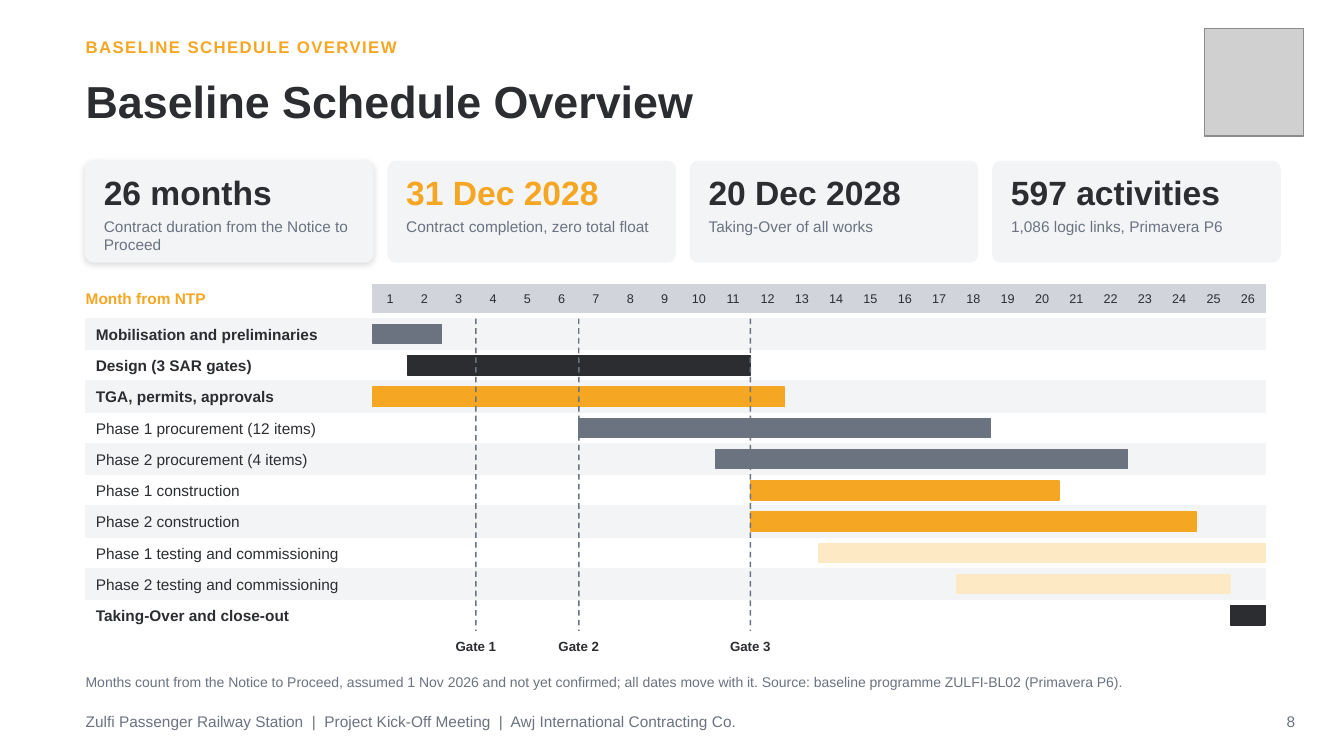
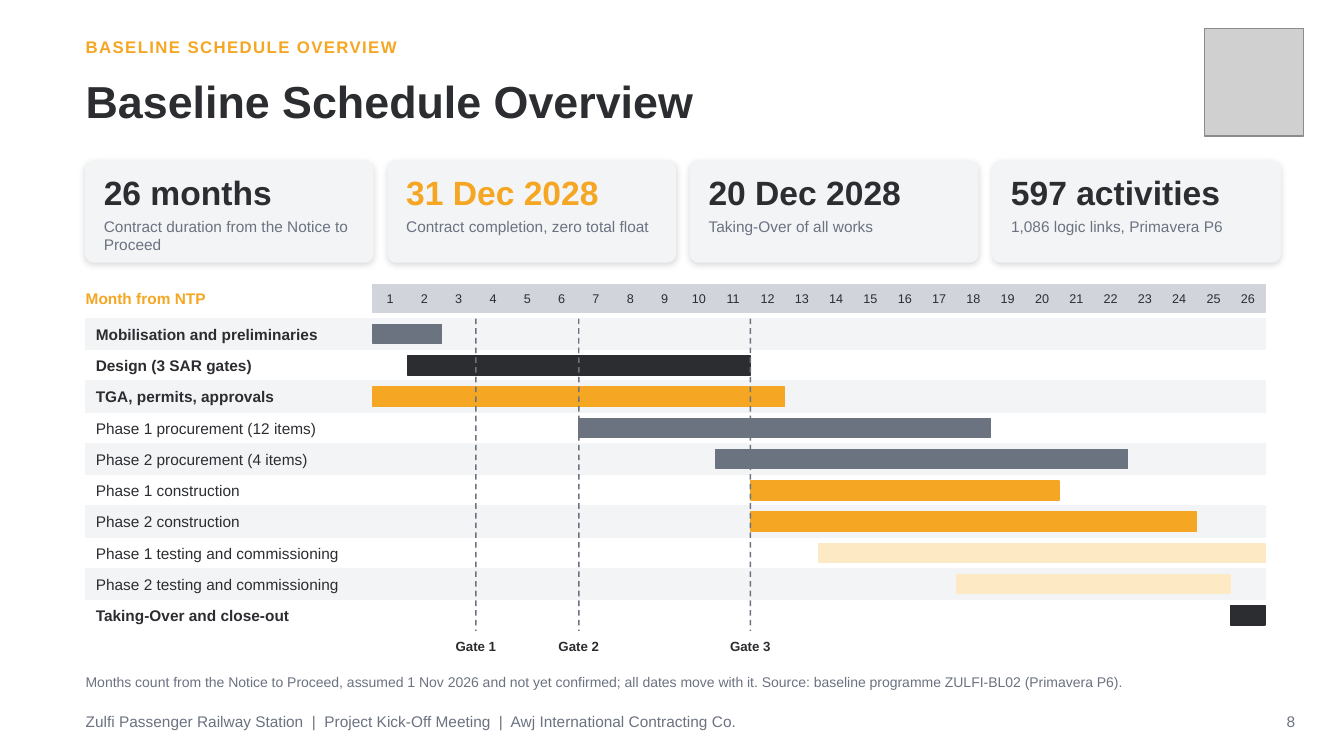
Before and after one commit to mostafaessam8-source/claude-fable-5-prompt, a slide deck: slide 1 of zulfi-project/deliverables/Zulfi_Kickoff_Baseline_Schedule_Slides.pptx. Drawn at 1344x756 pixels with LibreOffice and Linux fonts; fonts in the diff are those of the drawing; grey boxes stand for pictures. Boxes give left, top, right and bottom in pixels: in the first picture for what was removed or moved away, otherwise in the second. Text is boxed around its words. In the diff, an @@ line names an element or a change of style, - is before the commit and + after.

```diff
--- a/zulfi-project/deliverables/Zulfi_Kickoff_Baseline_Schedule_Slides.pptx
+++ b/zulfi-project/deliverables/Zulfi_Kickoff_Baseline_Schedule_Slides.pptx
@@ rounded rectangle at <box>388,161,676,262</box>: shadow changed @@
@@ rounded rectangle at <box>691,161,978,262</box>: shadow on @@
@@ rounded rectangle at <box>993,161,1280,262</box>: shadow on @@
```
Also in this commit, not shown: 3 other slides changed, 2 other files.
